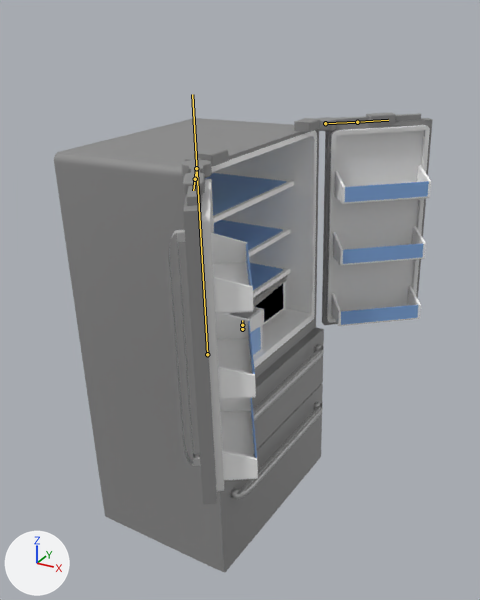
What one commit did to the FBX model Assets/Prefabs/lobby objects/FridgeStuff/fridgelobbyjoined.fbx.
One viewpoint serves both versions: a 50 mm camera at (67.5, -111.0, 87.7) aimed at (6.7, -0.6, 32.5). Every picture has the same lights, and +X, +Y and +Z are marked at lower left. Both versions are drawn at frame 47 of the action 'Armature|fridgeopenhard'; the numbers are the values there. The bones that bend it are drawn over the model as lines.
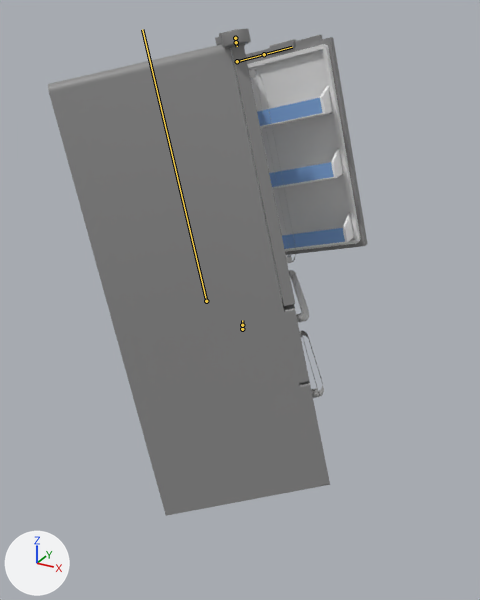
The edits, one by one:
Bone 'Bone' (bone_bone) moves from (0.0, 0.054, 0.0) to (0.0, 0.521, 0.0).
Bone 'Bone' (bone_bone) turns from (1, -4, 2) to (-2, 30, 14) degrees about its own x, y and z.
Bone 'Bone.002' (bone_bone_002) turns from (0, 0, -2) to (0, 0, -67) degrees about its own x, y and z.
Bone 'Bone.003' (bone_bone_003) turns from (0, 0, 0) to (0, 0, 146) degrees about its own x, y and z.

Boxes (x1, y1, x2, y2) around the edits, measured in the pictures (480 x 600 px):
'Cube.003', posed (11% narrower)
    before: (54, 118, 319, 413)
    after: (48, 44, 283, 340)
'Cube.023', posed (11% narrower)
    before: (85, 324, 324, 573)
    after: (117, 270, 330, 516)
'Cube.026', posed
    before: (327, 125, 430, 323)
    after: (248, 44, 361, 252)
'Cube.002', posed (not visible afterwards)
    before: (211, 130, 317, 369)
'Cube.043', posed (86% wider, 22% shorter)
    before: (183, 167, 217, 504)
    after: (231, 44, 295, 306)
'Cube.001', posed
    before: (322, 112, 432, 325)
    after: (247, 35, 367, 255)
'Cube.016', posed
    before: (334, 165, 431, 204)
    after: (257, 86, 333, 129)
'Cube.008', posed
    before: (333, 226, 426, 265)
    after: (269, 149, 344, 189)
'Cube.012', posed
    before: (331, 286, 421, 326)
    after: (282, 213, 354, 251)
'Cylinder.012', posed
    before: (182, 160, 212, 178)
    after: (221, 29, 251, 48)
'Cube.062', posed (45% wider, 18% shorter)
    before: (169, 230, 201, 466)
    after: (249, 70, 296, 263)
'Cube.063', posed
    before: (194, 148, 229, 167)
    after: (219, 29, 238, 37)
'Cube.035', posed
    before: (333, 117, 348, 125)
    after: (246, 53, 254, 59)
'Cube.055', posed
    before: (185, 156, 201, 161)
    after: (215, 36, 223, 45)
bone 'Bone', root to tip
    before: (207, 354) to (192, 94)
    after: (206, 301) to (142, 29)
bone 'Bone.002', root to tip
    before: (325, 123) to (357, 122)
    after: (237, 61) to (264, 54)
bone 'Bone.003', root to tip
    before: (196, 168) to (195, 179)
    after: (235, 38) to (236, 42)
